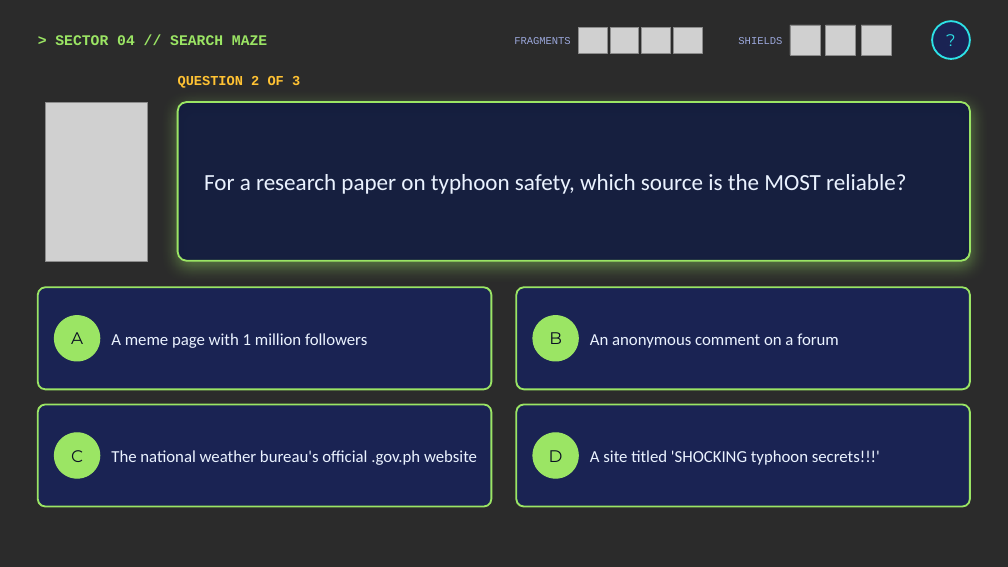
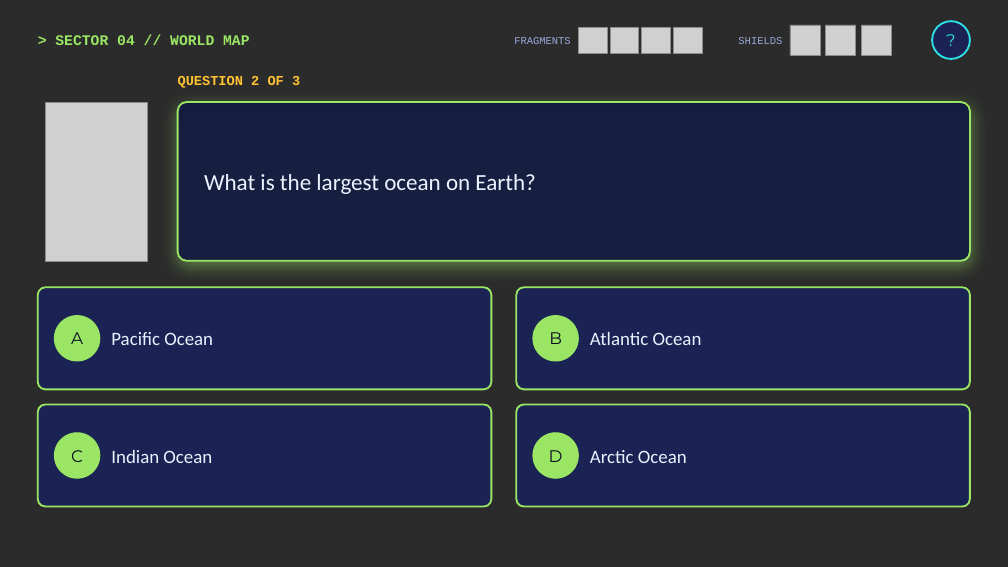
Before and after one commit to ashton212123/ashton212123, a slide deck: slide 99 of gamecraft-ctrl-escape/CTRL-ESCAPE_Game.pptx. Drawn at 1008x567 pixels with LibreOffice and Linux fonts; fonts in the diff are those of the drawing; grey boxes stand for pictures; background and template pictures are left out; a plain dark background stands for a picture behind light text. Boxes give left, top, right and bottom in pixels: in the first picture for what was removed or moved away, otherwise in the second. Text is boxed around its words. In the diff, an @@ line names an element or a change of style, - is before the commit and + after.

```diff
--- a/gamecraft-ctrl-escape/CTRL-ESCAPE_Game.pptx
+++ b/gamecraft-ctrl-escape/CTRL-ESCAPE_Game.pptx
@@ text at <box>55,35,249,45</box>: text changed @@
-> SECTOR 04 // SEARCH MAZE
+> SECTOR 04 // WORLD MAP
@@ text at <box>204,174,535,194</box>: text changed @@
-For a research paper on typhoon safety, which source is the MOST reliable?
+What is the largest ocean on Earth?
@@ text in rounded rectangle at <box>111,332,213,345</box>: text changed; size 16 to 18 pt @@
-A meme page with 1 million followers
+Pacific Ocean
@@ text in rounded rectangle at <box>590,332,702,345</box>: text changed; size 16 to 18 pt @@
-An anonymous comment on a forum
+Atlantic Ocean
@@ text in rounded rectangle at <box>111,450,212,463</box>: text changed; size 16 to 18 pt @@
-The national weather bureau's official .gov.ph website
+Indian Ocean
@@ text in rounded rectangle at <box>590,450,687,463</box>: text changed; size 16 to 18 pt @@
-A site titled 'SHOCKING typhoon secrets!!!'
+Arctic Ocean
```
Also in this commit, not shown: 111 other slides changed, 6 slides added, 6 slides removed, 6 other files.
